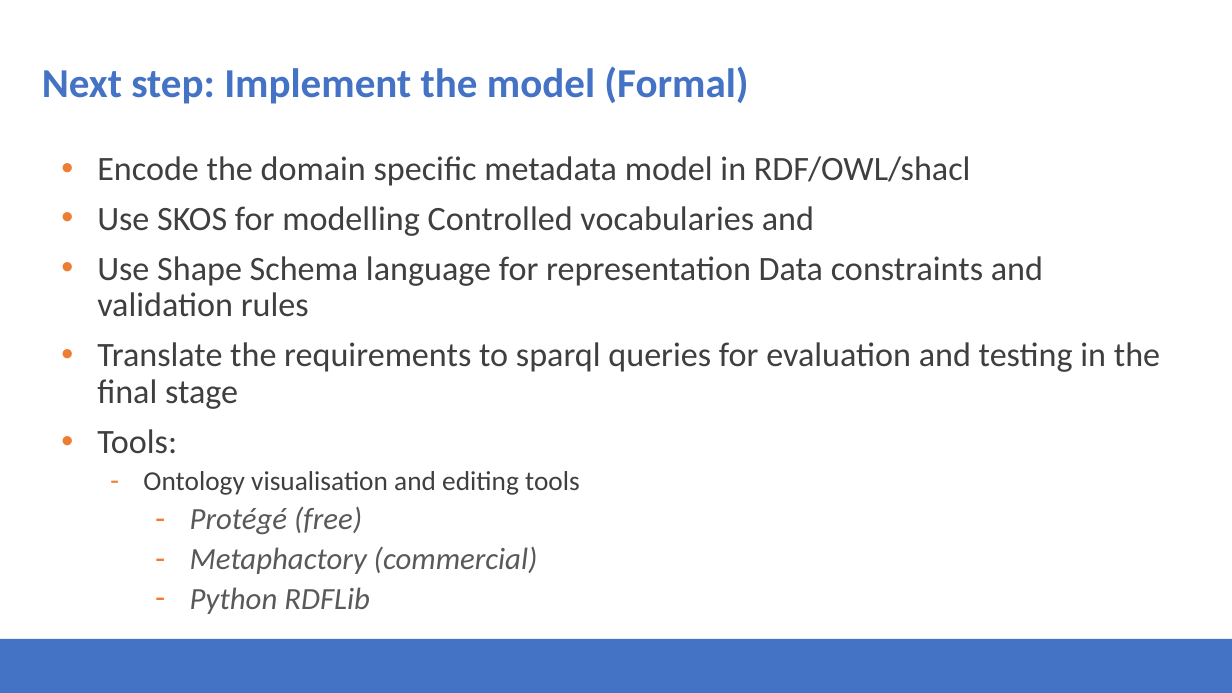
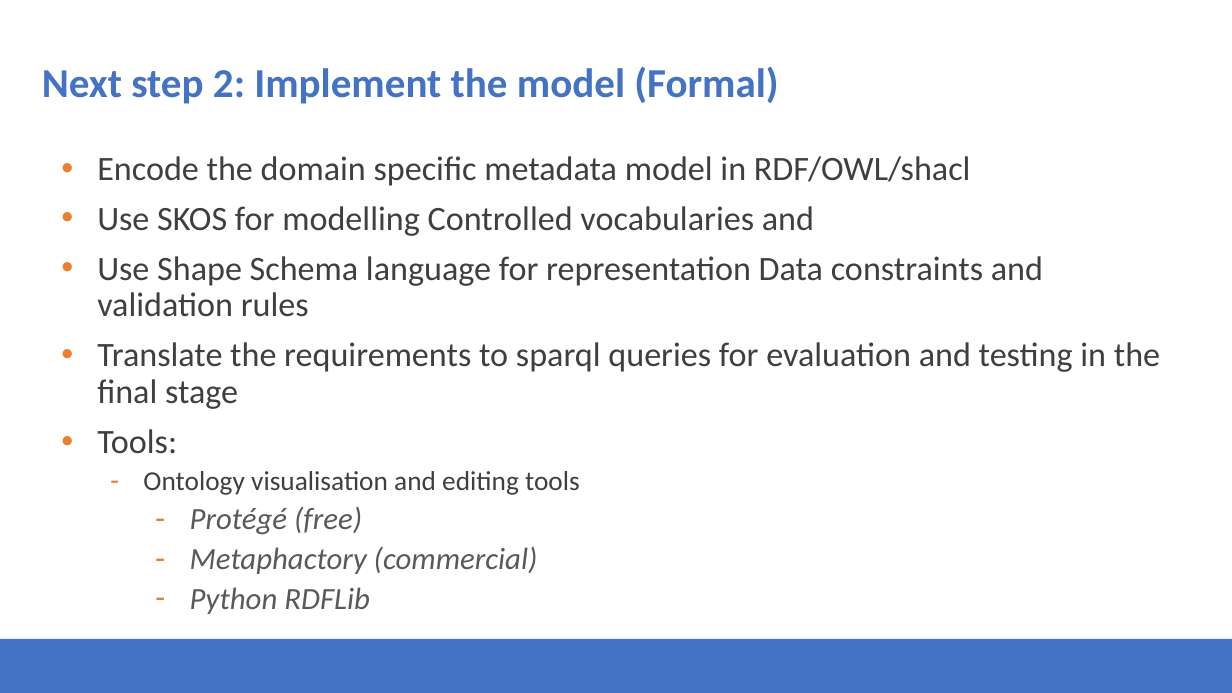
Before and after one commit to Health-RI/health-ri-metadata, a slide deck: slide 23 of Presentations/31082023HRI_Metadata_Schema_ImagingGroup_KickOff.pptx (slide 24 before the commit). Drawn at 1232x693 pixels with LibreOffice and Linux fonts; fonts in the diff are those of the drawing; background and template pictures are left out. Boxes give left, top, right and bottom in pixels: in the first picture for what was removed or moved away, otherwise in the second. Text is boxed around its words. In the diff, an @@ line names an element or a change of style, - is before the commit and + after.

```diff
--- a/Presentations/31082023HRI_Metadata_Schema_ImagingGroup_KickOff.pptx
+++ b/Presentations/31082023HRI_Metadata_Schema_ImagingGroup_KickOff.pptx
@@ title at (x1=42, y1=66, x2=778, y2=104): text changed @@
-Next step: Implement the model (Formal)
+Next step 2: Implement the model (Formal)
```
Also in this commit, not shown: 16 other slides changed, 1 slide removed.
